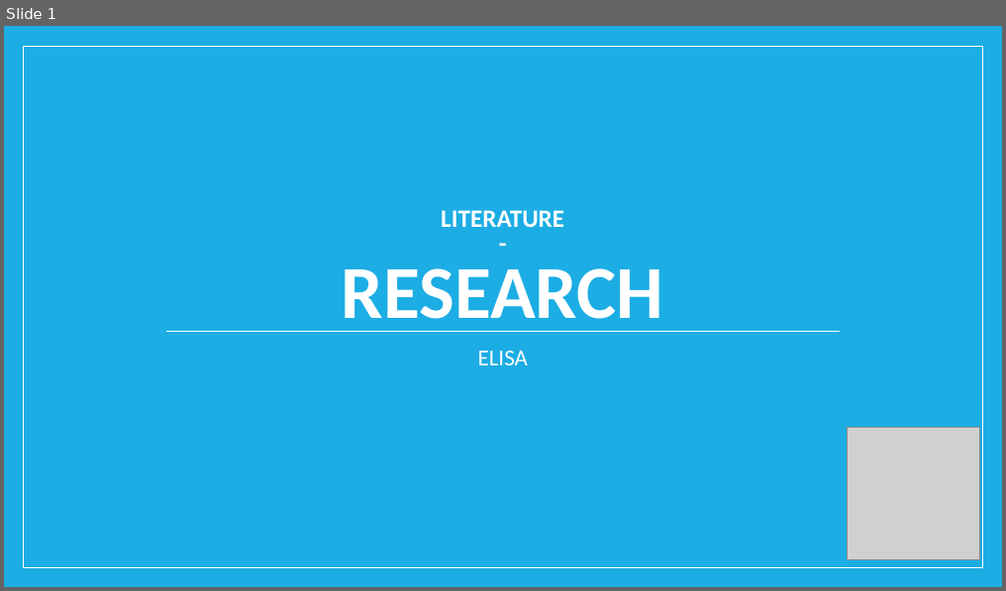
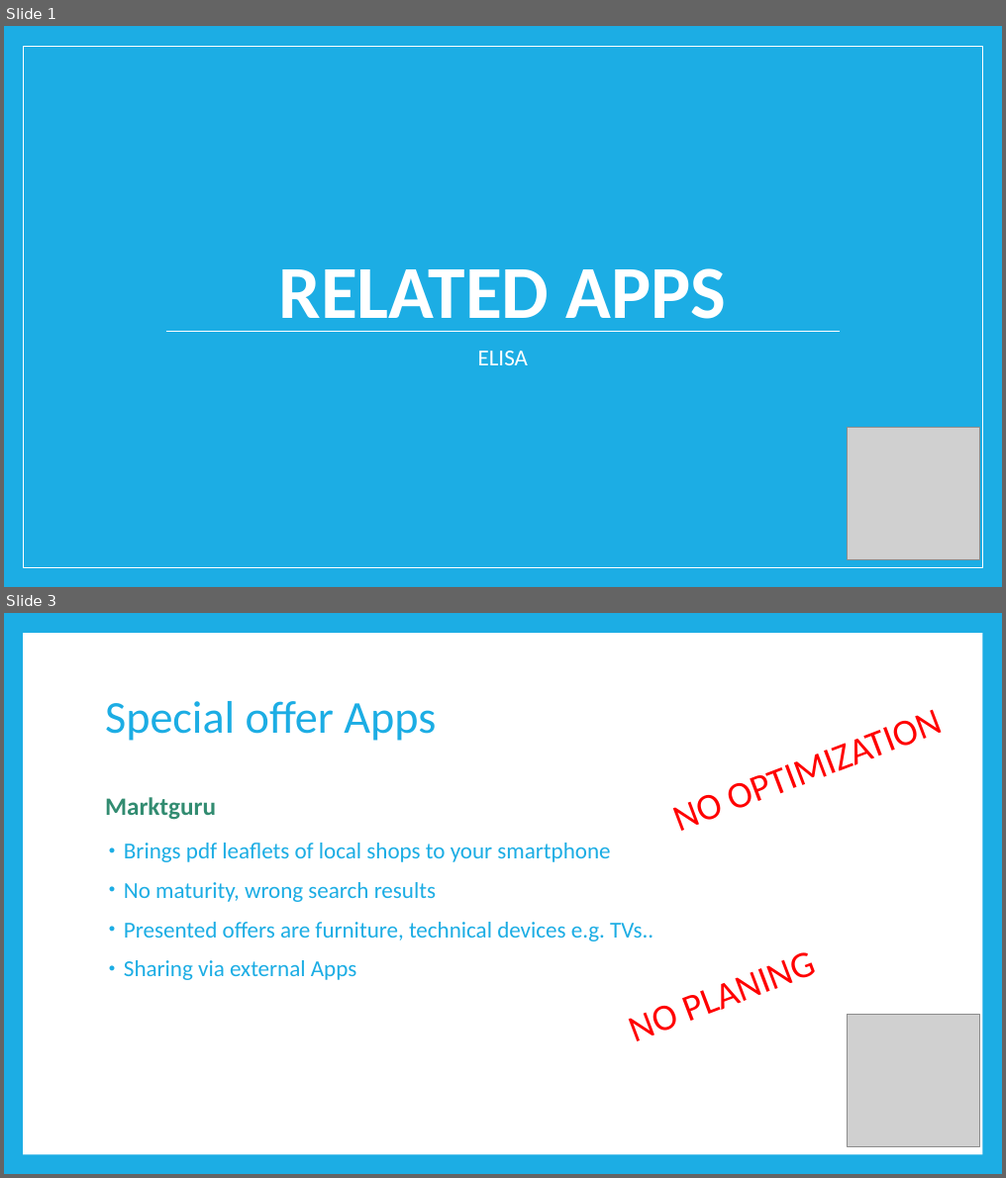
Before and after one commit to riedmaph/einkaufsliste, a slide deck: usabilityEngineering/A1/MaS_literatureResearch.pptx. Shown one above the other, each under a label of ours: slide 1 before the commit, slides 1 and 3 after it; the slides between them are not shown. The pictures are 1006x591 and 1006x1178 pixels, drawn with LibreOffice and Linux fonts; fonts in the diff are those of the drawing; grey boxes stand for pictures. Boxes give left, top, right and bottom in pixels: in the first picture for what was removed or moved away, otherwise in the second. Text is boxed around its words. In the diff, an @@ line names an element or a change of style, - is before the commit and + after.

Commit message:
add related apps slides

```diff
--- a/usabilityEngineering/A1/MaS_literatureResearch.pptx
+++ b/usabilityEngineering/A1/MaS_literatureResearch.pptx
@@ slide 3 added at [4,613,1002,1174], background #1CADE4 @@
@@ rectangle added at [23,633,982,1155], fill #FFFFFF @@
@@ text added at [657,646,1002,847], 36 pt, text #FF0000 @@
+NO OPTIMIZATION
@@ title added at [105,701,436,741], 44 pt, text #1CADE4 @@
+Special offer Apps
@@ text added at [105,797,216,820], 24 pt, text #328B71, bold @@
+Marktguru
@@ text added at [124,843,653,980], 22 pt, text #1CADE4 @@
+• Brings pdf leaflets of local shops to your smartphone
+• No maturity, wrong search results
+• Presented offers are furniture, technical devices e.g. TVs..
+• Sharing via external Apps
@@ text added at [614,856,1002,1057], 36 pt, text #FF0000 @@
+NO PLANING
@@ picture added at [846,1014,979,1147] @@
@@ slide 1 changed as well @@
@@ title at [279,269,727,332]: text changed; size 24 to 72 pt @@
-LITERATURE
--
-RESEARCH
+RELATED APPS
```
Also in this commit, not shown: 1 other slide added, 2 slides removed.
